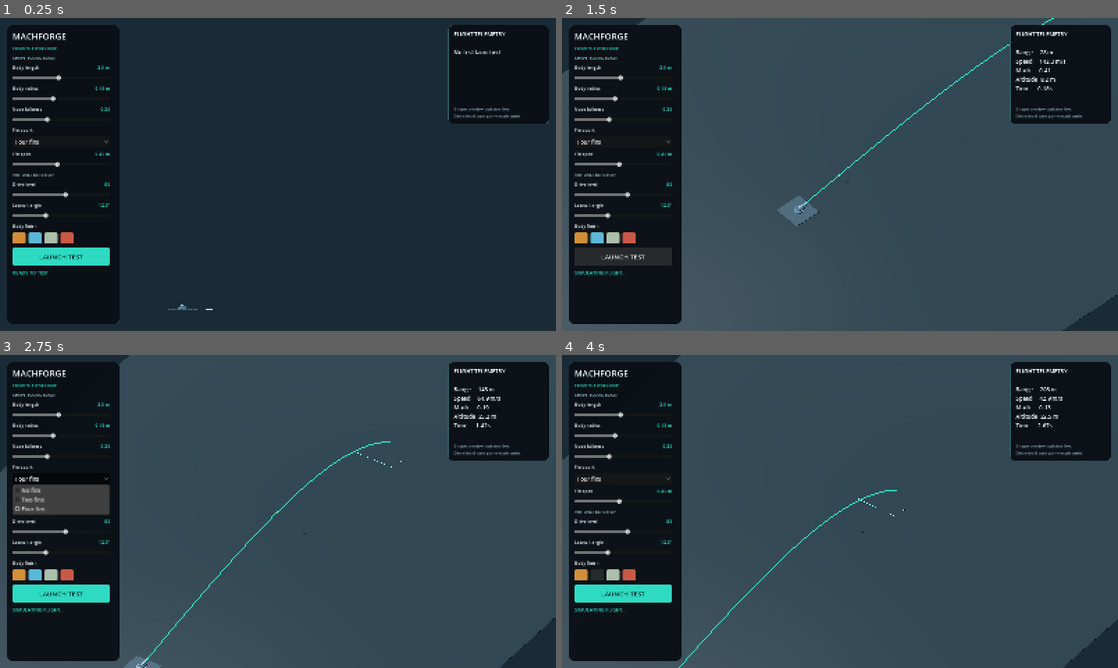
Above: before the commit, frames 1-4 (two rows, left to right).
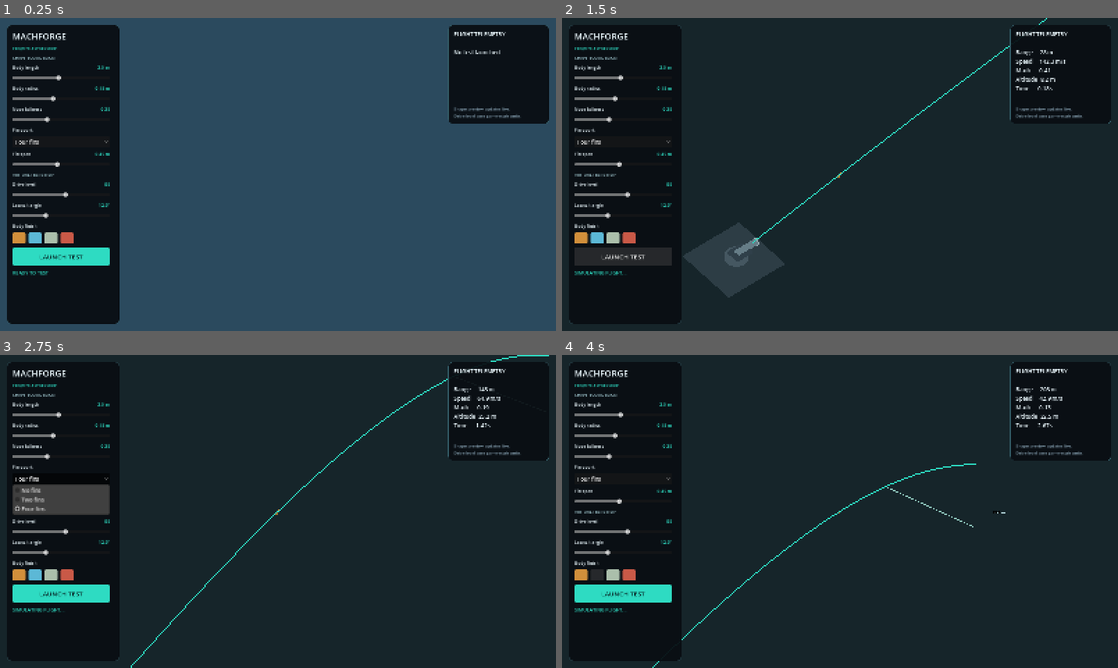
Above: after the commit, the same moments.

Repository: tpylman90-ctrl/MachForge
Game: Godot game, scene res://scenes/test_range.tscn
The game is run twice, just before and just after one commit, with the same random seed, the same clock (stepped at 60 frames per second) and the same inputs.
Inputs (mouse positions are in pixels of both pictures, inside the frame that each line leads up to):
- Up to frame 1 (0.25 s): no input
- Up to frame 2 (1.5 s): click "LAUNCH TEST" at 0.5 s; click "LAUNCH TEST" at 1.25 s
- Up to frame 3 (2.75 s): click "Four fins" at 2 s
- Up to frame 4 (4 s): click (578, 574) at 2.77 s; click (595, 574) at 3.52 s

The runs differ from the first frame. In frame 1, 75% of the frame differs, in the area x 0-100%, y 0-100%; in frame 2, 72%; in frame 3, 73%; in frame 4, 73%.

Commit message:
Make the test range unmistakable on mobile

Diff:
--- a/scripts/test_range.gd
+++ b/scripts/test_range.gd
@@ -46,7 +46,7 @@
 	flight_projectile.global_position = position
 	if velocity.length_squared() > 0.001:
 		flight_projectile.look_at(position + velocity, Vector3.UP)
-	var camera_offset := Vector3(58.0, 82.0, 66.0)
+	var camera_offset := Vector3(48.0, 64.0, 53.0)
 	var camera_target := position
 	range_camera.global_position = range_camera.global_position.lerp(position + camera_offset, 1.0 - exp(-delta * 3.5))
 	range_camera.look_at(camera_target, Vector3.UP)
@@ -69,7 +69,7 @@
 	var environment_node := WorldEnvironment.new()
 	var environment := Environment.new()
 	environment.background_mode = Environment.BG_COLOR
-	environment.background_color = Color(0.10, 0.17, 0.21)
+	environment.background_color = Color(0.17, 0.29, 0.37)
 	environment.ambient_light_source = Environment.AMBIENT_SOURCE_COLOR
 	environment.ambient_light_color = Color(0.46, 0.59, 0.68)
 	environment.ambient_light_energy = 0.8
@@ -79,11 +79,12 @@
 	range_camera = Camera3D.new()
 	range_camera.name = "RangeCamera"
 	range_camera.projection = Camera3D.PROJECTION_ORTHOGONAL
-	range_camera.size = 190.0
-	range_camera.position = Vector3(58.0, 82.0, 26.0)
-	range_camera.look_at(Vector3(0.0, 0.0, -40.0), Vector3.UP)
+	range_camera.size = 78.0
+	range_camera.position = Vector3(48.0, 64.0, 38.0)
+	range_camera.look_at(Vector3(0.0, 0.0, -15.0), Vector3.UP)
 	range_camera.current = true
 	add_child(range_camera)
+	range_camera.make_current()
 
 	var sunlight := DirectionalLight3D.new()
 	sunlight.rotation_degrees = Vector3(-52.0, -24.0, 0.0)
@@ -123,7 +124,7 @@
 	for marker_index in range(1, RANGE_MARKER_COUNT + 1):
 		var distance := RANGE_MARKER_SPACING * marker_index
 		var z_position := -distance
-		_add_box("Marker %d" % marker_index, Vector3(28.0, 0.045, 0.28), Vector3(0.0, 0.015, z_position), Color(0.40, 0.64, 0.66))
+		_add_box("Marker %d" % marker_index, Vector3(28.0, 0.045, 0.28), Vector3(0.0, 0.015, z_position), Color(0.56, 0.78, 0.74))
 		var label := Label3D.new()
 		label.text = "%d m" % int(distance)
 		label.position = Vector3(16.0, 0.08, z_position - 8.0)
@@ -164,6 +165,7 @@
 
 func _make_material(color: Color, roughness: float = 0.6) -> StandardMaterial3D:
 	var material := StandardMaterial3D.new()
+	material.shading_mode = BaseMaterial3D.SHADING_MODE_UNSHADED
 	material.albedo_color = color
 	material.roughness = roughness
 	return material
